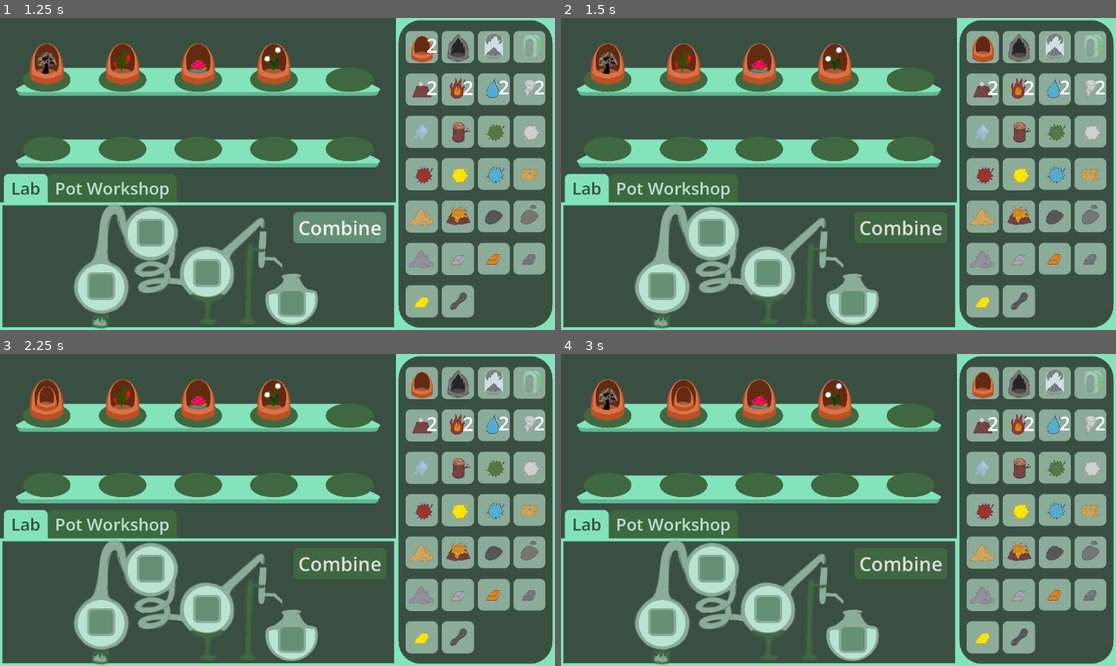
Above: before the commit, frames 1-4 (two rows, left to right).
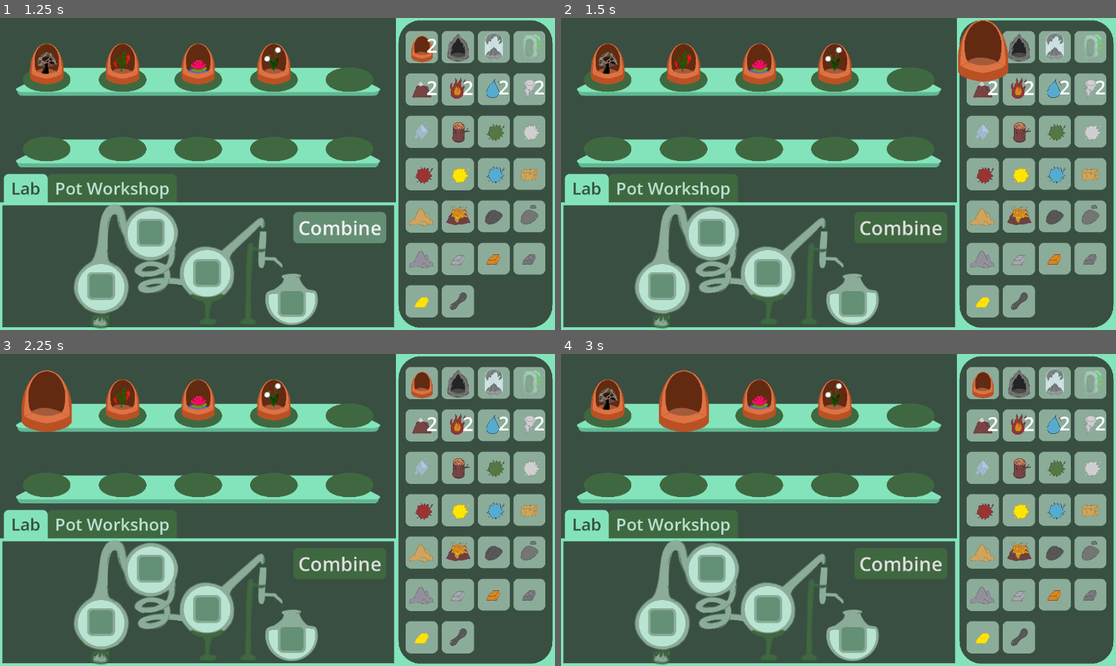
Above: after the commit, the same moments.

Repository: Girlies-stdio/elementalchemy
Game: Godot game, scene res://Scenes/main.tscn
Two runs of this game, one before a commit and one after it. Both use one fixed random seed, a clock stepped at 60 frames per second and the inputs below.
Inputs (mouse positions are in pixels of both pictures, inside the frame that each line leads up to):
- Up to frame 1 (1.25 s): click "Combine" at 0.5 s
- Up to frame 2 (1.5 s): click (982, 46) at 1.27 s
- Up to frame 3 (2.25 s): click (44, 397) at 2 s
- Up to frame 4 (3 s): click (683, 397) at 2.75 s

Frame 1 is identical in both runs. In frame 2, 1.3% of the frame differs, in the area x 71-81%, y 0-21%; in frame 3, 1.2%; in frame 4, 1.2%.

Commit message:
mouse system

Diff:
--- a/Inventory/inventory_gui.gd
+++ b/Inventory/inventory_gui.gd
@@ -53,11 +53,6 @@
 
 func takeItemFromSlot(slot: Slot):
 	await slot.takeItem()
-	updateItemInHand()
-
-func updateItemInHand():
-	if !GlobalScript.itemInHand : return
-	GlobalScript.itemInHand.global_position = get_global_mouse_position()
 
 func putItemBack():
 	locked = true
@@ -80,4 +75,3 @@
 func _input(_event):
 	if GlobalScript.itemInHand && !locked && Input.is_action_pressed("Right_click"):
 		putItemBack()
-	updateItemInHand()
--- a/Scenes/item_gui.tscn
+++ b/Scenes/item_gui.tscn
@@ -1,13 +1,17 @@
-[gd_scene load_steps=3 format=3 uid="uid://ut6q1sw3cvwr"]
+[gd_scene load_steps=2 format=3 uid="uid://ut6q1sw3cvwr"]
 
 [ext_resource type="Script" uid="uid://bclv2n33p0eg0" path="res://Scripts/item_gui.gd" id="1_2rfsg"]
 
-[sub_resource type="StyleBoxEmpty" id="StyleBoxEmpty_2rfsg"]
-
-[node name="Panel" type="Panel"]
-offset_right = 60.0
-offset_bottom = 60.0
-theme_override_styles/panel = SubResource("StyleBoxEmpty_2rfsg")
+[node name="Panel" type="TextureRect"]
+custom_minimum_size = Vector2(80, 80)
+anchors_preset = 15
+anchor_right = 1.0
+anchor_bottom = 1.0
+grow_horizontal = 2
+grow_vertical = 2
+size_flags_horizontal = 3
+size_flags_vertical = 3
+mouse_filter = 2
+expand_mode = 1
+stretch_mode = 5
 script = ExtResource("1_2rfsg")
-
-[node name="Sprite" type="Sprite2D" parent="."]
--- a/Scenes/main.tscn
+++ b/Scenes/main.tscn
@@ -169,7 +169,6 @@
 
 [node name="InputSlot1" parent="HBoxContainer/VBoxContainer/Workbench/WorkbenchTabs/Lab/Brewing" instance=ExtResource("5_21xkr")]
 layout_mode = 1
-anchors_preset = -1
 anchor_left = 0.0654846
 anchor_top = 0.536
 anchor_right = 0.174485
@@ -183,7 +182,6 @@
 
 [node name="InputSlot2" parent="HBoxContainer/VBoxContainer/Workbench/WorkbenchTabs/Lab/Brewing" instance=ExtResource("5_21xkr")]
 layout_mode = 1
-anchors_preset = -1
 anchor_left = 0.26134
 anchor_top = 0.117127
 anchor_right = 0.369682
@@ -197,7 +195,6 @@
 
 [node name="InputSlot3" parent="HBoxContainer/VBoxContainer/Workbench/WorkbenchTabs/Lab/Brewing" instance=ExtResource("5_21xkr")]
 layout_mode = 1
-anchors_preset = -1
 anchor_left = 0.481
 anchor_top = 0.433
 anchor_right = 0.59
@@ -211,7 +208,6 @@
 
 [node name="OutputSlot" parent="HBoxContainer/VBoxContainer/Workbench/WorkbenchTabs/Lab/Brewing" instance=ExtResource("5_21xkr")]
 layout_mode = 1
-anchors_preset = -1
 anchor_left = 0.81277
 anchor_top = 0.666564
 anchor_right = 0.92177
--- /dev/null
+++ b/Scenes/mouse_item.gd
@@ -0,0 +1,6 @@
+extends AspectRatioContainer
+class_name MouseItem
+
+func _input(_event):
+	var offset = size / 2
+	global_position = get_global_mouse_position() - offset
--- /dev/null
+++ b/Scenes/mouse_item.tscn
@@ -0,0 +1,10 @@
+[gd_scene load_steps=2 format=3 uid="uid://bw2a1kitnoe2j"]
+
+[ext_resource type="Script" uid="uid://bt7b1gxt4k4fp" path="res://Scenes/mouse_item.gd" id="1_137rf"]
+
+[node name="MouseItem" type="AspectRatioContainer"]
+custom_minimum_size = Vector2(150, 150)
+offset_right = 100.0
+offset_bottom = 100.0
+mouse_filter = 2
+script = ExtResource("1_137rf")
--- a/Scripts/global_script.gd
+++ b/Scripts/global_script.gd
@@ -2,6 +2,8 @@
 
 var ALL_ITEMS : Array[Item]
 var itemInHand: ItemGUI
+
+var mouseItem: MouseItem
 
 func _ready():
 	var tier1 = preload("res://Inventory/Items/Pots/pot_tier1.tres")
@@ -19,16 +21,21 @@
 		var plant = load("res://Inventory/Items/Plants/"+ recipe["name"]+".tres")
 		ALL_ITEMS.append(plant)
 
+	mouseItem = preload("res://Scenes/mouse_item.tscn").instantiate()
+	get_tree().current_scene.add_child(mouseItem)
+
 func insertInHand(item: Item) -> ItemGUI:
 	if itemInHand: return null
 	var new_itemGUI = preload("res://Scenes/item_gui.tscn").instantiate()
-	get_tree().current_scene.add_child(new_itemGUI)
+	mouseItem.add_child(new_itemGUI)
 	if !new_itemGUI.is_node_ready():
 		await new_itemGUI.ready
 	new_itemGUI.item = item
-	new_itemGUI.itemSprite.set_texture(item.texture)
+	new_itemGUI.set_texture(item.texture)
 
 	itemInHand = new_itemGUI
+
+	print(itemInHand)
 	return itemInHand
 
 func findItem(label: String) -> Item:
--- a/Scripts/item_gui.gd
+++ b/Scripts/item_gui.gd
@@ -1,17 +1,5 @@
-extends Panel
+extends TextureRect
 
 class_name ItemGUI
 
-@onready var itemSprite: Sprite2D = $Sprite
 var item: Item
-
-const TARGET_SIZE = Vector2(60,60)
-
-
-func _ready() -> void:
-	mouse_filter = Control.MOUSE_FILTER_IGNORE
-
-func _process(_delta):
-	if itemSprite.texture:
-		var current_size = itemSprite.texture.get_size()
-		itemSprite.scale = TARGET_SIZE / current_size
--- a/Scripts/lab.gd
+++ b/Scripts/lab.gd
@@ -102,10 +102,8 @@
 func update_slot_visuals():
 	for slot in slots:
 	#TODO: center item correctly
-		var sprite = slot.get_node("ItemSprite")
+		var sprite = slot.item_sprite
 		if slot.item:
 			sprite.texture = slot.item.texture
-			var current_size = sprite.texture.get_size()
-			sprite.scale = Vector2(60,60) / current_size
 		else:
 			sprite.texture = null
--- a/Workbench/item_slot.gd
+++ b/Workbench/item_slot.gd
@@ -6,6 +6,16 @@
 # The item currently in this slot
 var item : Item
 
+@onready var margin = $MarginContainer
+@onready var item_sprite = $MarginContainer/Item
+
+func _ready():
+	var margin_value = 20
+	margin.add_theme_constant_override("margin_top", margin_value)
+	margin.add_theme_constant_override("margin_left", margin_value)
+	margin.add_theme_constant_override("margin_bottom", margin_value)
+	margin.add_theme_constant_override("margin_right", margin_value)
+
 func _gui_input(_event):
 	if !GlobalScript.itemInHand && Input.is_action_pressed("Right_click"):
 		right_clicked.emit()
--- a/Workbench/item_slot.tscn
+++ b/Workbench/item_slot.tscn
@@ -5,13 +5,27 @@
 [ext_resource type="Texture2D" uid="uid://bfndrvwgoad16" path="res://Assets/inventaireslot_filled.png" id="2_v6toa"]
 
 [node name="ItemSlot" type="TextureButton"]
-offset_right = 400.0
-offset_bottom = 400.0
+anchors_preset = -1
+anchor_right = 0.562
+anchor_bottom = 1.0
+offset_right = 0.575928
+grow_horizontal = 2
+grow_vertical = 2
 texture_normal = ExtResource("1_dgwqf")
 texture_pressed = ExtResource("2_v6toa")
 ignore_texture_size = true
-stretch_mode = 0
+stretch_mode = 4
 script = ExtResource("1_4qelh")
 
-[node name="ItemSprite" type="Sprite2D" parent="."]
-centered = false
+[node name="MarginContainer" type="MarginContainer" parent="."]
+layout_mode = 1
+anchors_preset = 15
+anchor_right = 1.0
+anchor_bottom = 1.0
+grow_horizontal = 2
+grow_vertical = 2
+
+[node name="Item" type="TextureRect" parent="MarginContainer"]
+layout_mode = 2
+expand_mode = 1
+stretch_mode = 5
Not shown, added: Scenes/mouse_item.gd.uid
